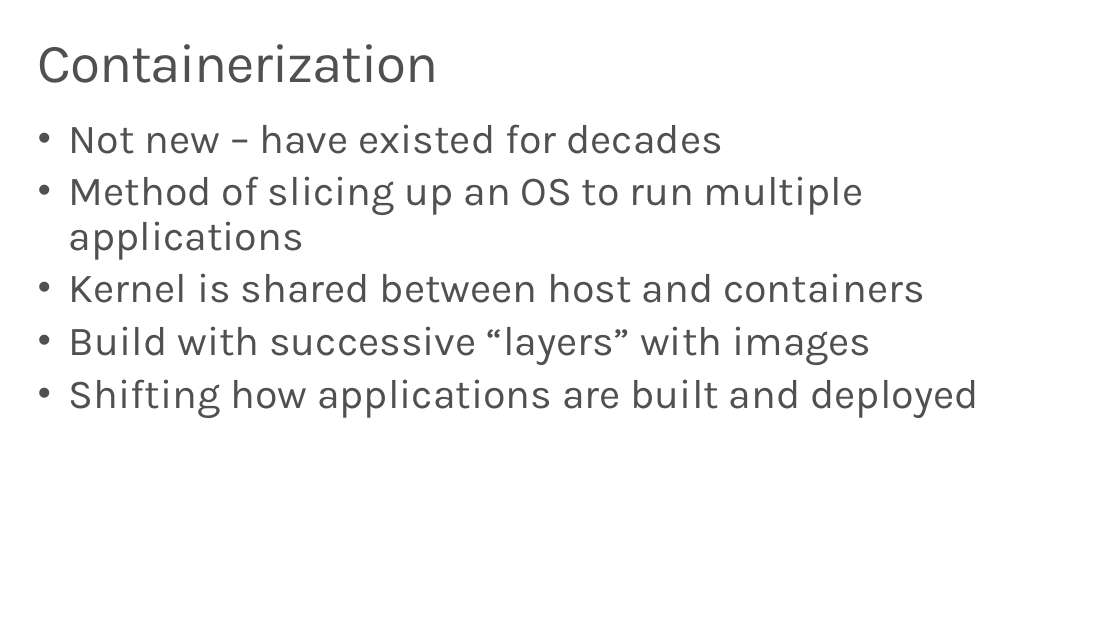
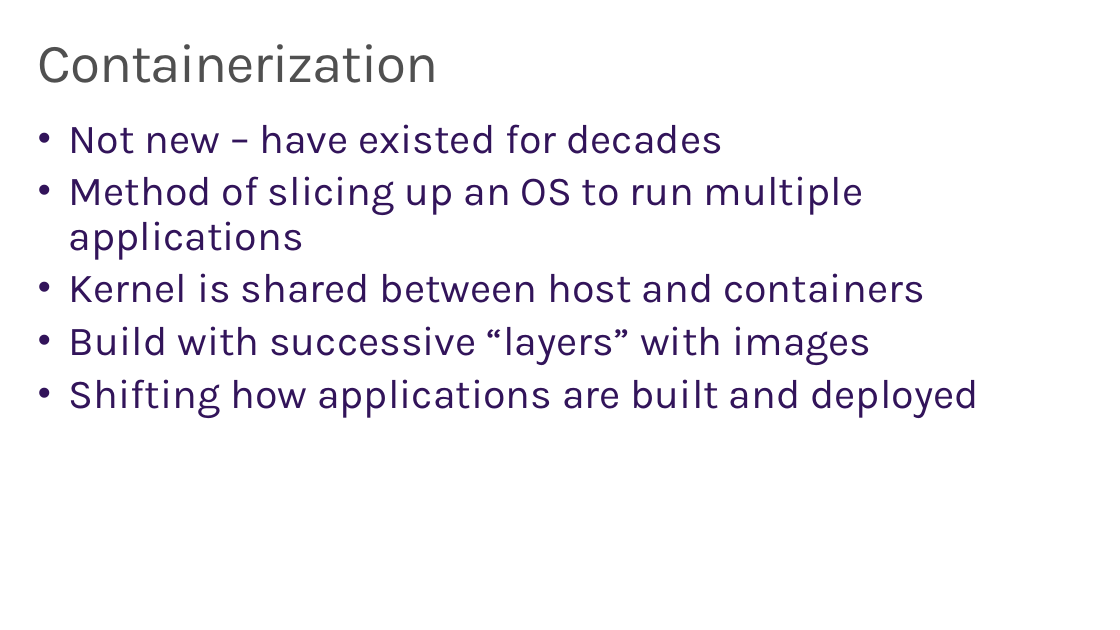
Before and after one commit to wely/DevCamp, a slide deck: slide 6 of Presentation/Module07-Containers.pptx (slide 5 before the commit). Drawn at 1120x630 pixels with LibreOffice and Linux fonts; fonts in the diff are those of the drawing; background and template pictures are left out. Boxes give left, top, right and bottom in pixels: in the first picture for what was removed or moved away, otherwise in the second. Text is boxed around its words. In the diff, an @@ line names an element or a change of style, - is before the commit and + after.

```diff
--- a/Presentation/Module07-Containers.pptx
+++ b/Presentation/Module07-Containers.pptx
@@ text "Not new – have existed ..." at (x1=69, y1=124, x2=978, y2=418): text colour #505050 to #32145A @@
```
Also in this commit, not shown: 2 other slides changed.
